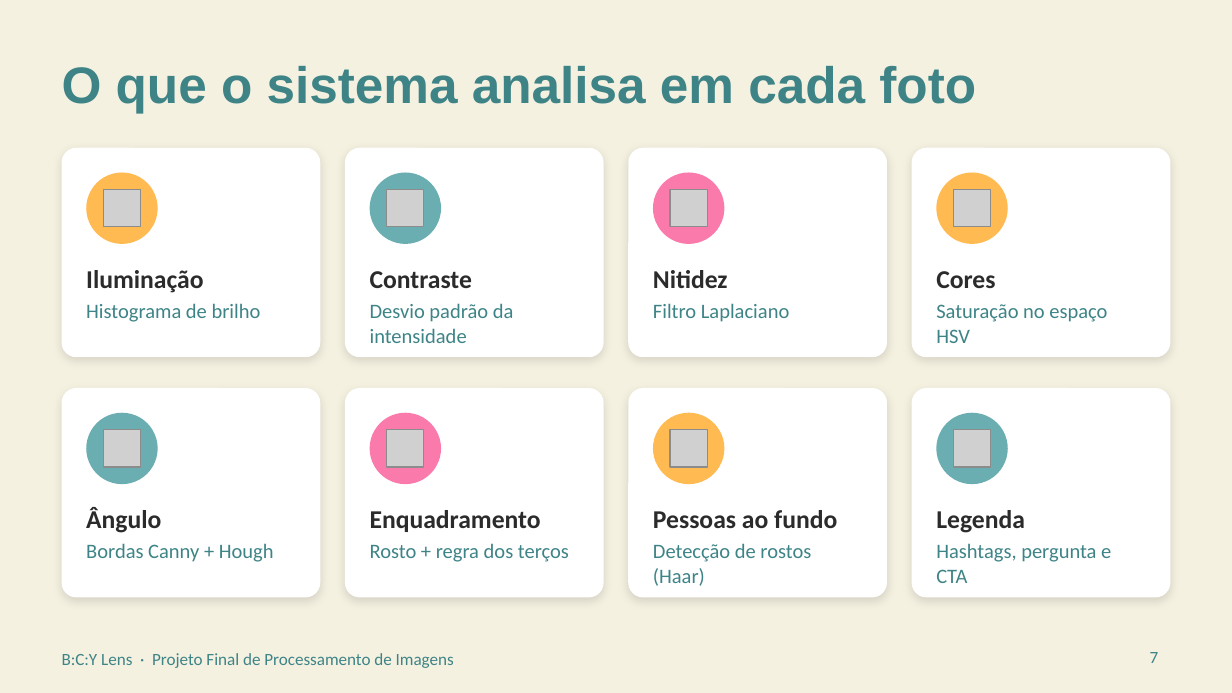
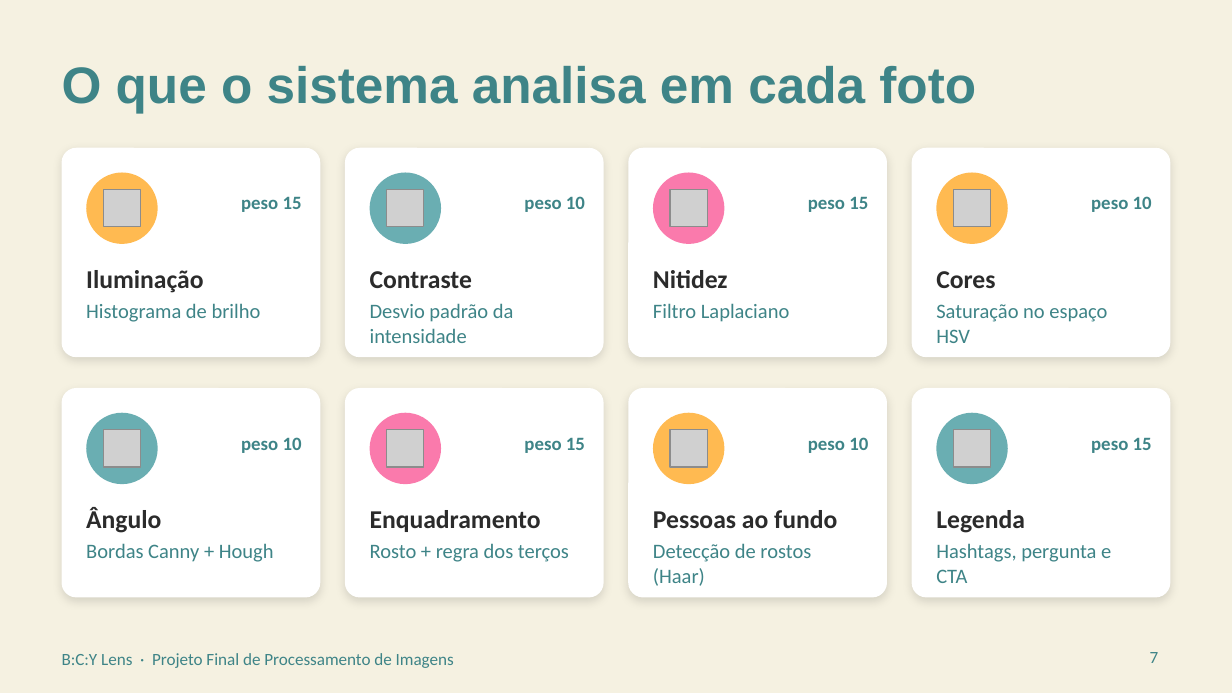
Before and after one commit to Guilherme22B/BYC, a slide deck: slide 7 of apresentacao/BCY_Lens.pptx. Drawn at 1232x693 pixels with LibreOffice and Linux fonts; fonts in the diff are those of the drawing; grey boxes stand for pictures. Boxes give left, top, right and bottom in pixels: in the first picture for what was removed or moved away, otherwise in the second. Text is boxed around its words. In the diff, an @@ line names an element or a change of style, - is before the commit and + after.

```diff
--- a/apresentacao/BCY_Lens.pptx
+++ b/apresentacao/BCY_Lens.pptx
@@ text added at [241,196,302,212], 11 pt, text #3E8487, bold @@
+peso 15
@@ text added at [524,196,585,212], 11 pt, text #3E8487, bold @@
+peso 10
@@ text added at [808,196,868,212], 11 pt, text #3E8487, bold @@
+peso 15
@@ text added at [1091,196,1152,212], 11 pt, text #3E8487, bold @@
+peso 10
@@ text added at [241,437,302,453], 11 pt, text #3E8487, bold @@
+peso 10
@@ text added at [524,437,585,453], 11 pt, text #3E8487, bold @@
+peso 15
@@ text added at [808,437,868,453], 11 pt, text #3E8487, bold @@
+peso 10
@@ text added at [1091,437,1152,453], 11 pt, text #3E8487, bold @@
+peso 15
```
Also in this commit, not shown: 2 other slides changed, 1 slide added.
